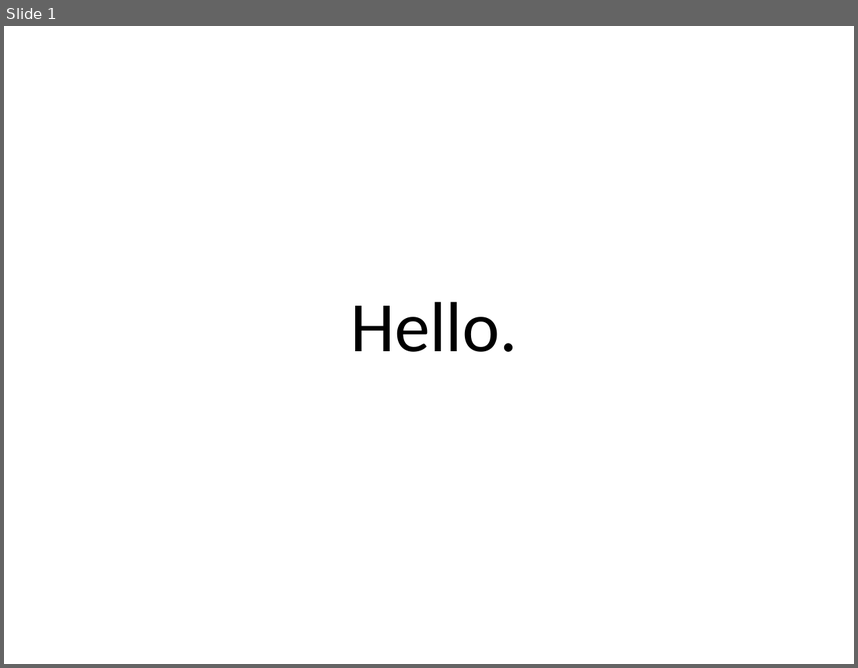
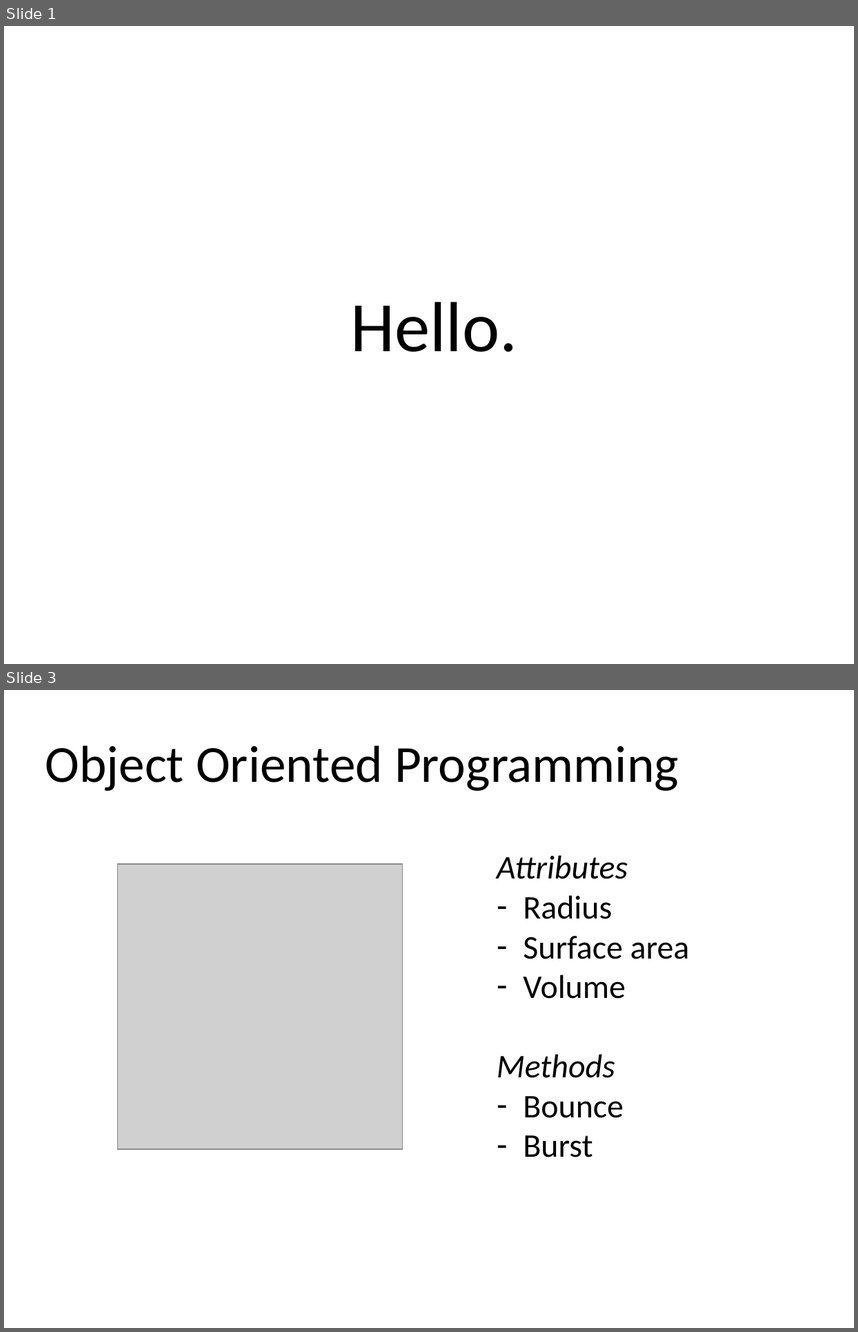
Before and after one commit to Chances-1/Swerve, a slide deck: Java_Class_23rd_Nov.pptx. Shown one above the other, each under a label of ours: slide 1 before the commit, slides 1 and 3 after it; the slides between them are not shown. The pictures are 858x668 and 858x1332 pixels, drawn with LibreOffice and Linux fonts; fonts in the diff are those of the drawing; grey boxes stand for pictures. Boxes give left, top, right and bottom in pixels: in the first picture for what was removed or moved away, otherwise in the second. Text is boxed around its words. In the diff, an @@ line names an element or a change of style, - is before the commit and + after.

```diff
--- a/Java_Class_23rd_Nov.pptx
+++ b/Java_Class_23rd_Nov.pptx
@@ slide 3 added at <box>4,690,854,1328</box>, background #FFFFFF @@
@@ text added at <box>45,745,679,791</box>, 44 pt, text #000000 @@
+Object Oriented Programming
@@ text added at <box>497,855,690,1157</box>, 28 pt, text #000000 @@
+Attributes
+– Radius
+– Surface area
+– Volume
+Methods
+– Bounce
+– Burst
@@ picture added at <box>117,863,402,1148</box> @@
```
Also in this commit, not shown: 9 other slides added, 1 slide removed.
